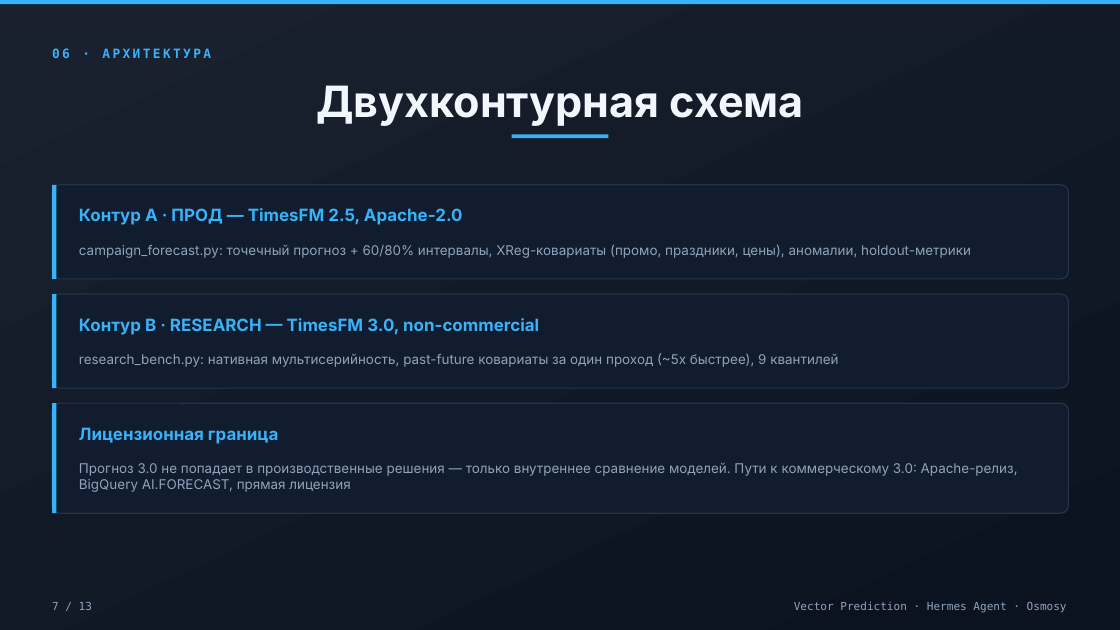
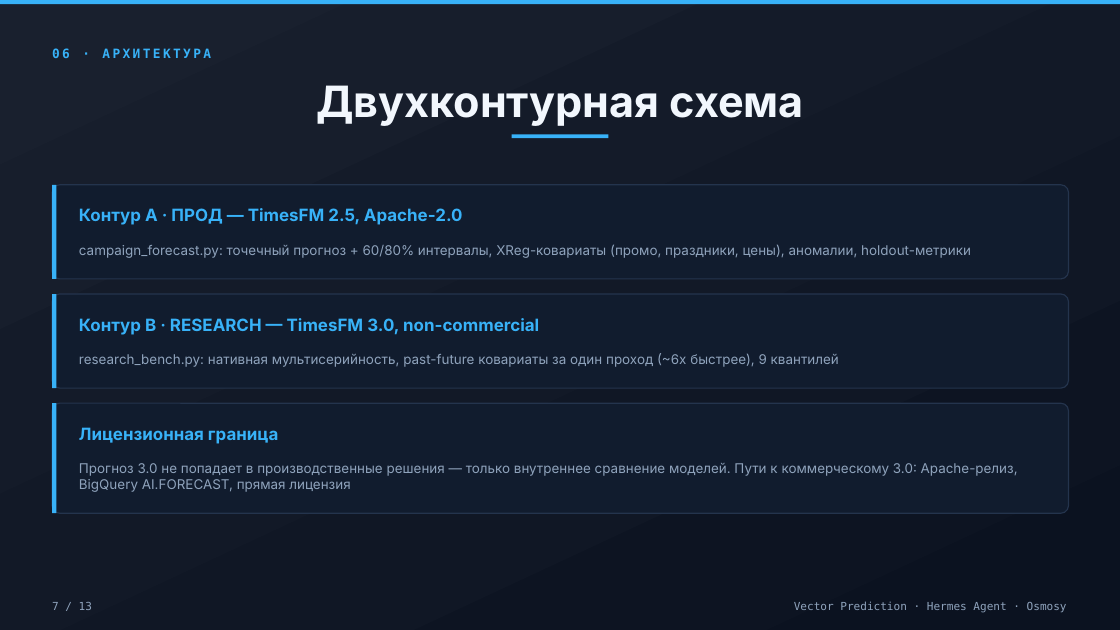
Before and after one commit to Osmosy/vector-prediction, a slide deck: slide 7 of docs/vector-prediction-obsidian-neon.pptx. Drawn at 1120x630 pixels with LibreOffice and Linux fonts; fonts in the diff are those of the drawing. Boxes give left, top, right and bottom in pixels: in the first picture for what was removed or moved away, otherwise in the second. Text is boxed around its words. In the diff, an @@ line names an element or a change of style, - is before the commit and + after.

```diff
--- a/docs/vector-prediction-obsidian-neon.pptx
+++ b/docs/vector-prediction-obsidian-neon.pptx
@@ text at (79, 353, 839, 367): text changed @@
-research_bench.py: нативная мультисерийность, past-future ковариаты за один проход (~5x быстрее), 9 квантилей
+research_bench.py: нативная мультисерийность, past-future ковариаты за один проход (~6x быстрее), 9 квантилей
```
Also in this commit, not shown: 3 other slides changed, 11 other files.
